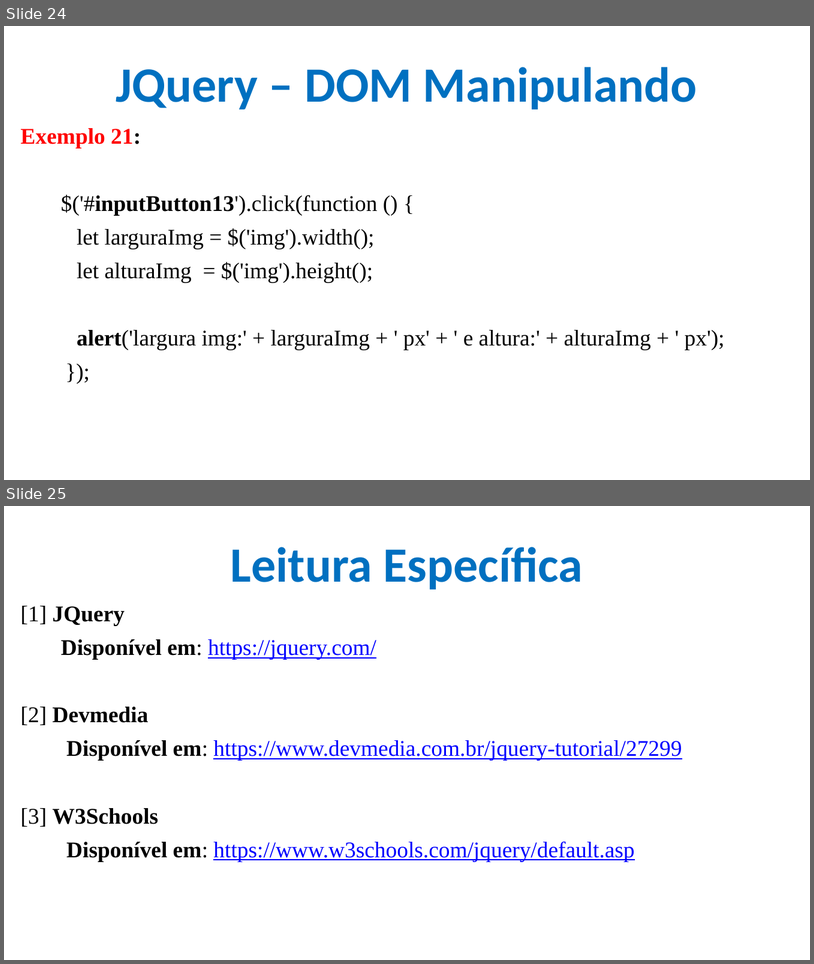
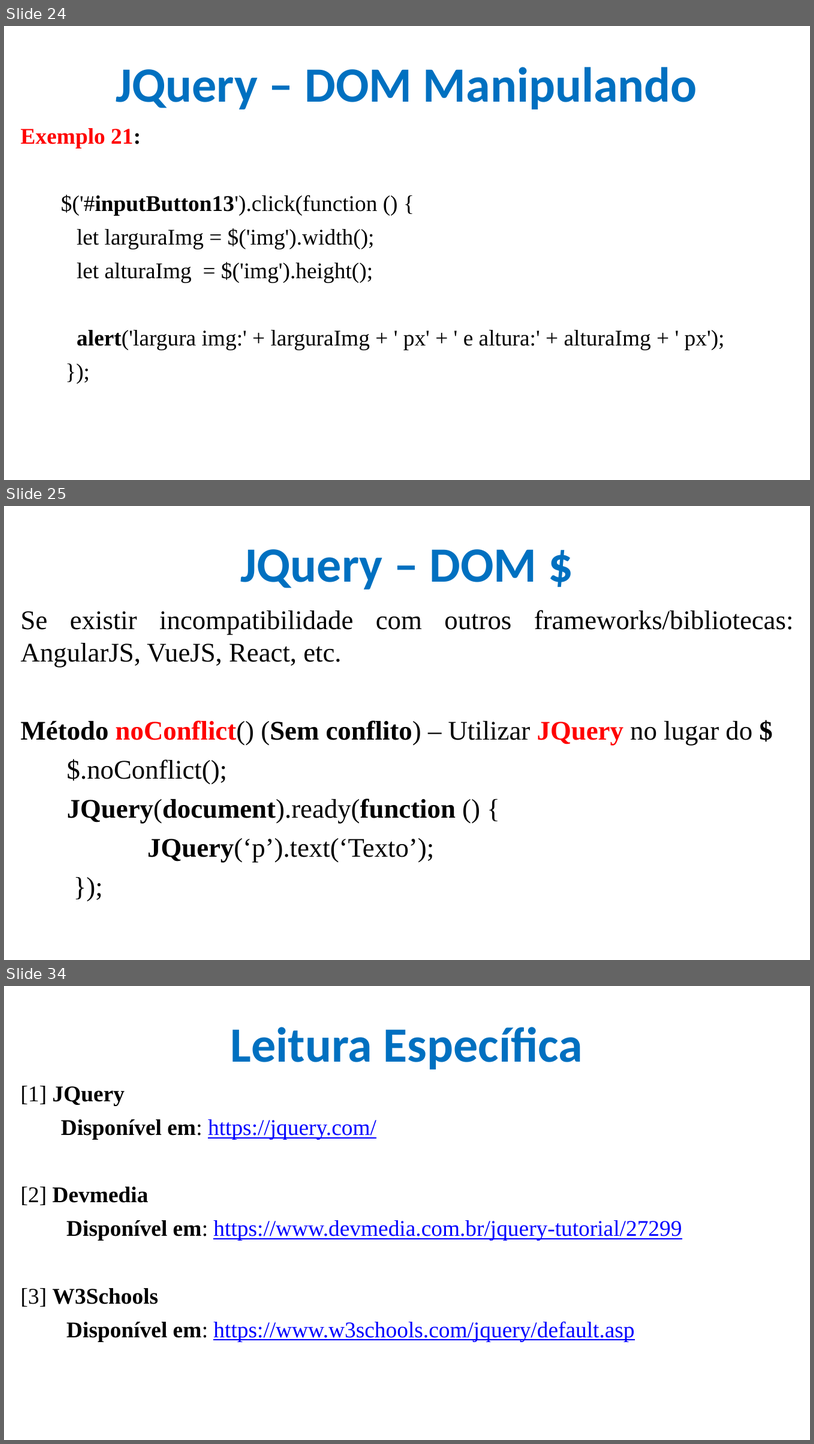
Before and after one commit to CloudEducationBrazil/WydenDesenvolvimentoWebPHP, a slide deck: 01 Classes/Aula 11 Desenvolvimento Web PHP - JQuery.pptx. Shown one above the other, each under a label of ours: slides 24 and 25 before the commit, slides 24, 25 and 34 after it; the slides between them are not shown. The pictures are 814x964 and 814x1444 pixels, drawn with LibreOffice and Linux fonts; fonts in the diff are those of the drawing; background and template pictures are left out. Boxes give left, top, right and bottom in pixels: in the first picture for what was removed or moved away, otherwise in the second. Text is boxed around its words. In the diff, an @@ line names an element or a change of style, - is before the commit and + after.

Commit message:
ppt DOM JQuery

```diff
--- a/01 Classes/Aula 11 Desenvolvimento Web PHP - JQuery.pptx
+++ b/01 Classes/Aula 11 Desenvolvimento Web PHP - JQuery.pptx
@@ slide 25 added at (4,506,810,960), background picture (left out) @@
@@ title added at (240,549,537,589), 44 pt, text #0070C0, bold @@
+JQuery – DOM $
@@ text added at (21,610,794,862), 24 pt, text #000000 @@
+Se existir incompatibilidade com outros frameworks/bibliotecas: AngularJS, VueJS, React, etc.
+Método noConflict() (Sem conflito) – Utilizar JQuery no lugar do $
+  $.noConflict();
+  JQuery(document).ready(function () {
+  JQuery(‘p’).text(‘Texto’);
+  });
@@ what was slide 25 is now slide 34 @@
```
Also in this commit, not shown: 8 other slides added, 3 other files.
